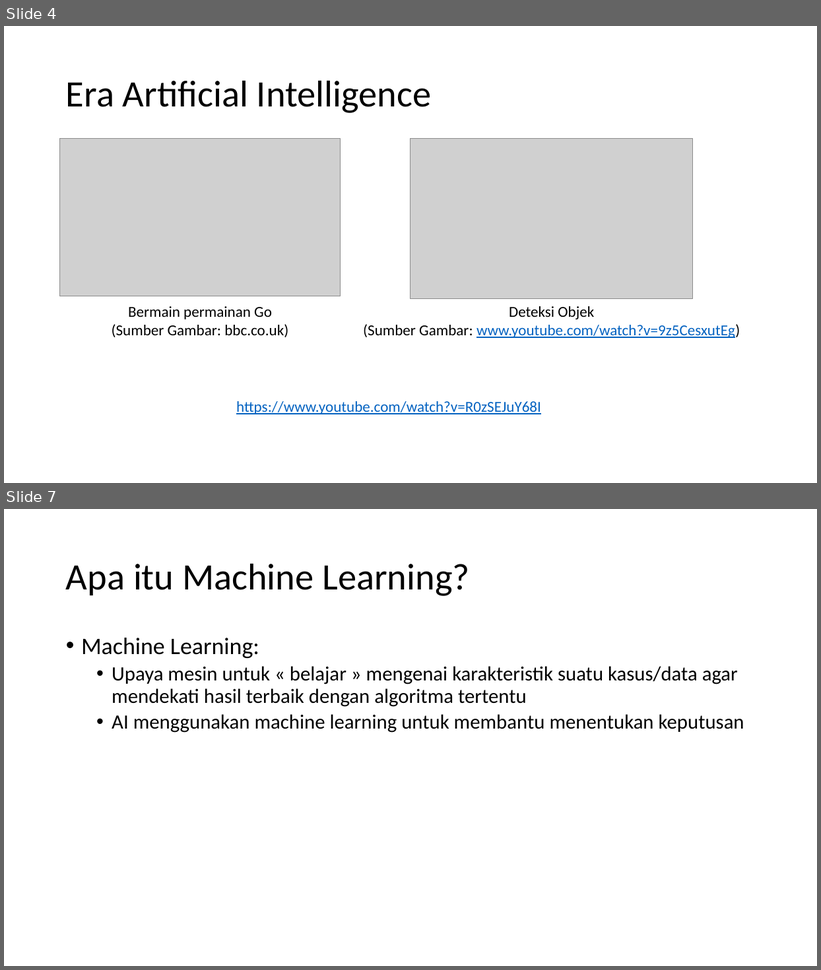
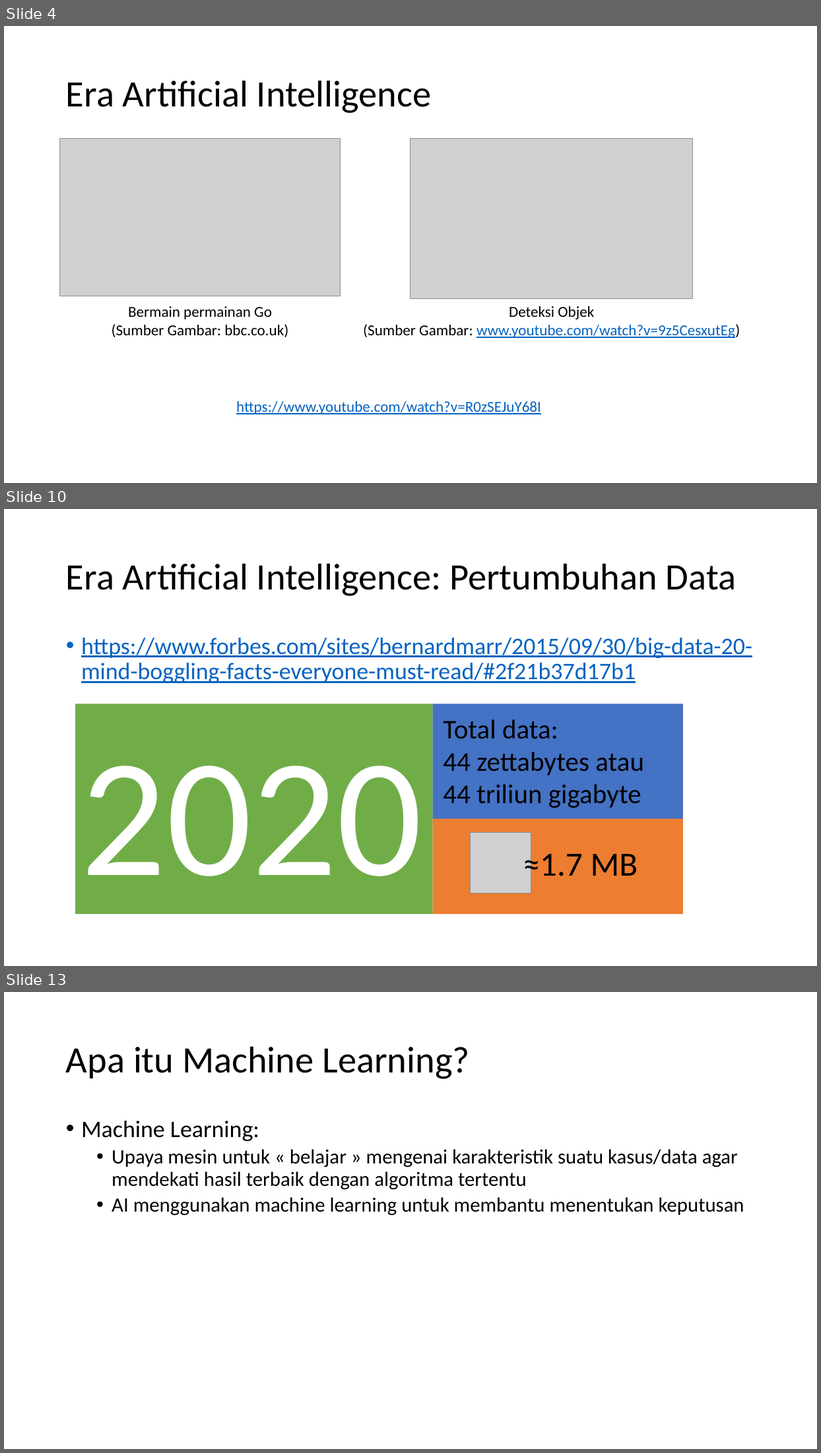
Before and after one commit to MRizkyWi/mlup18, a slide deck: [MLUP18] 01. Pengenalan Machine Learning.pptx. Shown one above the other, each under a label of ours: slides 4 and 7 before the commit, slides 4, 10 and 13 after it; the slides between them are not shown. The pictures are 821x970 and 821x1453 pixels, drawn with LibreOffice and Linux fonts; fonts in the diff are those of the drawing; grey boxes stand for pictures. Boxes give left, top, right and bottom in pixels: in the first picture for what was removed or moved away, otherwise in the second. Text is boxed around its words. In the diff, an @@ line names an element or a change of style, - is before the commit and + after.

```diff
--- a/[MLUP18] 01. Pengenalan Machine Learning.pptx
+++ b/[MLUP18] 01. Pengenalan Machine Learning.pptx
@@ slide 10 added at (4, 509, 817, 966), background #FFFFFF @@
@@ title added at (66, 563, 737, 596), 44 pt, text #000000 @@
+Era Artificial Intelligence: Pertumbuhan Data
@@ text added at (81, 638, 752, 683), 28 pt, text #0563C1, underline @@
+• https://www.forbes.com/sites/bernardmarr/2015/09/30/big-data-20-mind-boggling-facts-everyone-must-read/#2f21b37d17b1
@@ rectangle added at (75, 704, 433, 915), fill #70AD47, 199 pt, text #FFFFFF @@
+2020
@@ rectangle added at (433, 704, 684, 819), fill #4472C4 @@
@@ text added at (443, 720, 644, 808), 32 pt, text #000000 @@
+Total data:
+44 zettabytes atau
+44 triliun gigabyte
@@ rectangle added at (433, 819, 684, 915), fill #ED7D31 @@
@@ picture added at (471, 833, 531, 894) @@
@@ text added at (523, 848, 638, 885), 40 pt, text #000000 @@
+≈1.7 MB
@@ what was slide 7 is now slide 13 @@
```
Also in this commit, not shown: 3 slides changed, 5 other slides added, 6 other files.
